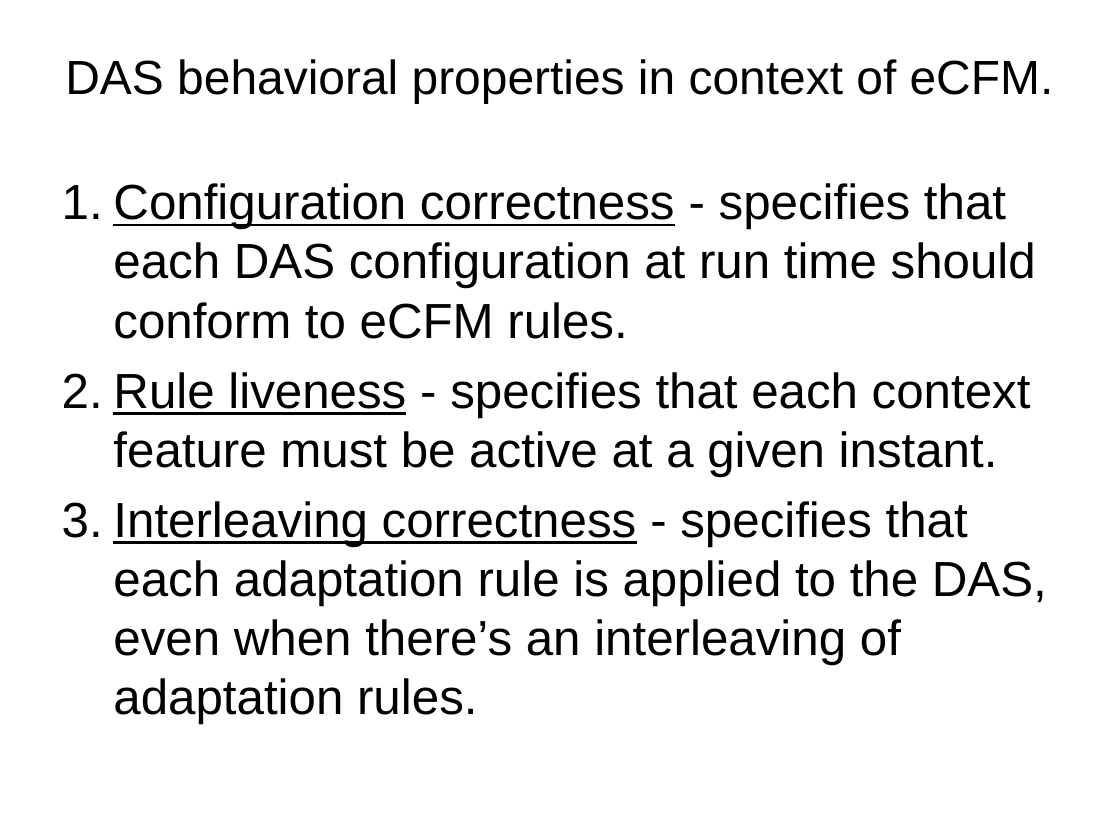
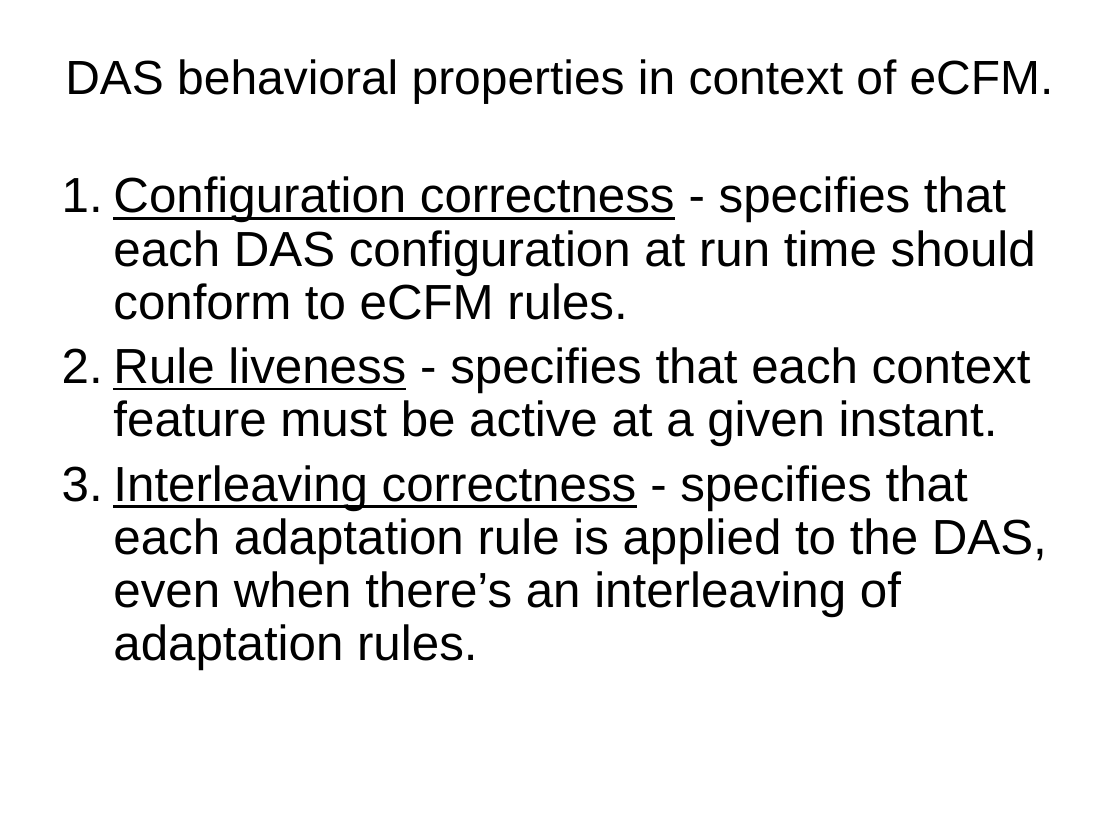
Before and after one commit to Ruthvicp/CS5551_Team_11_Project, a slide deck: slide 12 of Documentation/DAS_Team11.pptx. Drawn at 1120x840 pixels with LibreOffice and Linux fonts; fonts in the diff are those of the drawing; background and template pictures are left out. Boxes give left, top, right and bottom in pixels: in the first picture for what was removed or moved away, otherwise in the second. Text is boxed around its words. In the diff, an @@ line names an element or a change of style, - is before the commit and + after.

```diff
--- a/Documentation/DAS_Team11.pptx
+++ b/Documentation/DAS_Team11.pptx
@@ text "Configuration correctness - specifies that ..." at box(113, 176, 1047, 670): line spacing 1 to 0.9 @@
```
Also in this commit, not shown: 4 other slides changed.
